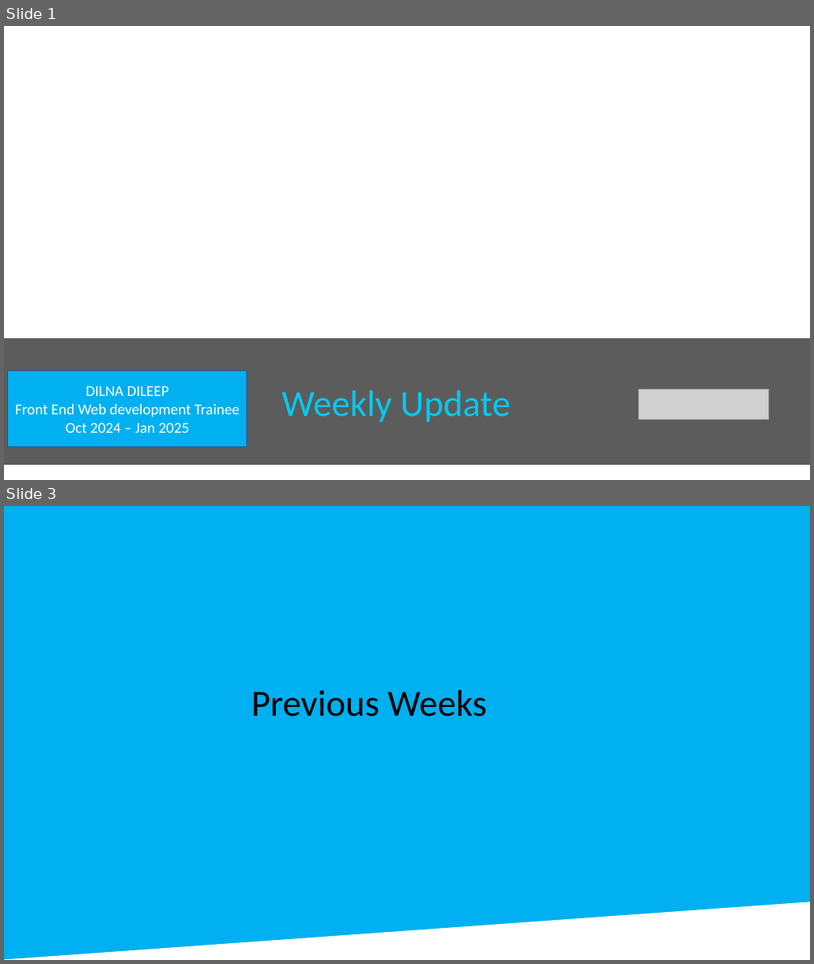
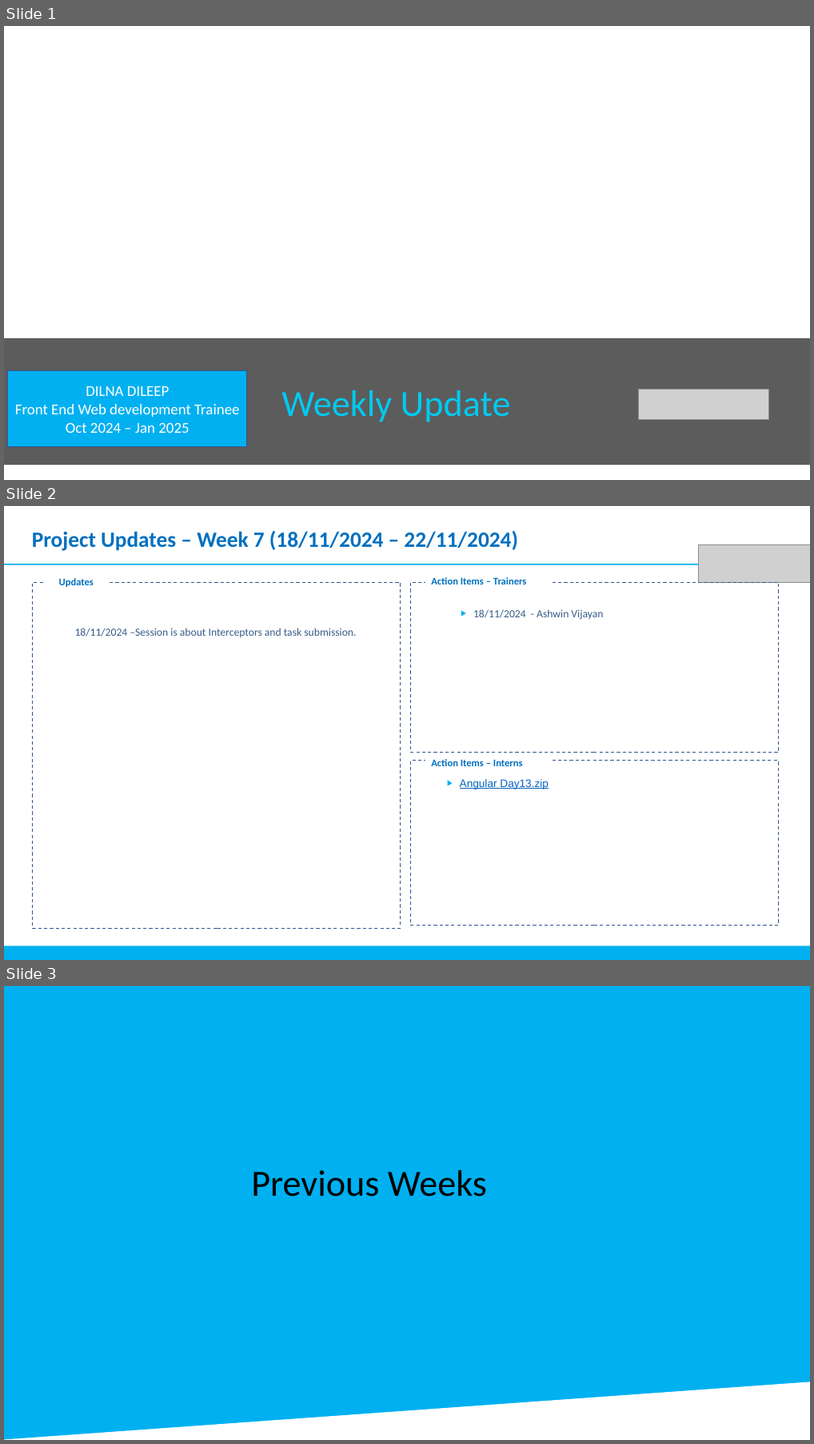
Before and after one commit to dilnadileep/FE-Internship, a slide deck: Weekly Status Update -Dilna Dileep.pptx. Shown one above the other, each under a label of ours: slides 1 and 3 before the commit, slides 1, 2 and 3 after it; the slides between them are not shown. The pictures are 814x964 and 814x1444 pixels, drawn with LibreOffice and Linux fonts; fonts in the diff are those of the drawing; grey boxes stand for pictures; background and template pictures are left out. Boxes give left, top, right and bottom in pixels: in the first picture for what was removed or moved away, otherwise in the second. Text is boxed around its words. In the diff, an @@ line names an element or a change of style, - is before the commit and + after.

```diff
--- a/Weekly Status Update -Dilna Dileep.pptx
+++ b/Weekly Status Update -Dilna Dileep.pptx
@@ slide 2 added at <box>4,506,810,960</box>, background #FFFFFF @@
@@ text added at <box>32,531,518,551</box>, 26 pt, text #0070C0, bold @@
+Project Updates – Week 7 (18/11/2024 – 22/11/2024)
@@ picture added at <box>699,544,810,582</box> @@
@@ rectangle added at <box>4,564,810,564</box>, fill #00B0F0 @@
@@ text added at <box>431,577,526,584</box>, 12 pt, text #0070C0, bold @@
+Action Items – Trainers
@@ rectangle added at <box>33,582,400,928</box>, outline #325491 1 pt dashed @@
@@ text added at <box>59,578,94,587</box>, 12 pt, text #0070C0, bold @@
+Updates
@@ rectangle added at <box>411,582,779,752</box>, outline #325491 1 pt dashed @@
@@ text added at <box>474,609,603,620</box>, 13 pt, text #385D8A @@
+    ▶ 18/11/2024 - Ashwin Vijayan
@@ text added at <box>75,628,356,637</box>, 13 pt, text #385D8A @@
+    18/11/2024 –Session is about Interceptors and task submission.
@@ rectangle added at <box>411,760,779,925</box>, outline #325491 1 pt dashed @@
@@ text added at <box>431,759,523,766</box>, 12 pt, text #0070C0, bold @@
+Action Items – Interns
@@ text added at <box>460,779,549,789</box>, 13 pt, text #0563C1, underline @@
+    ▶ Angular Day13.zip
@@ rectangle added at <box>4,946,810,960</box>, fill #00B0F0 @@
```
Also in this commit, not shown: 59 other files.
